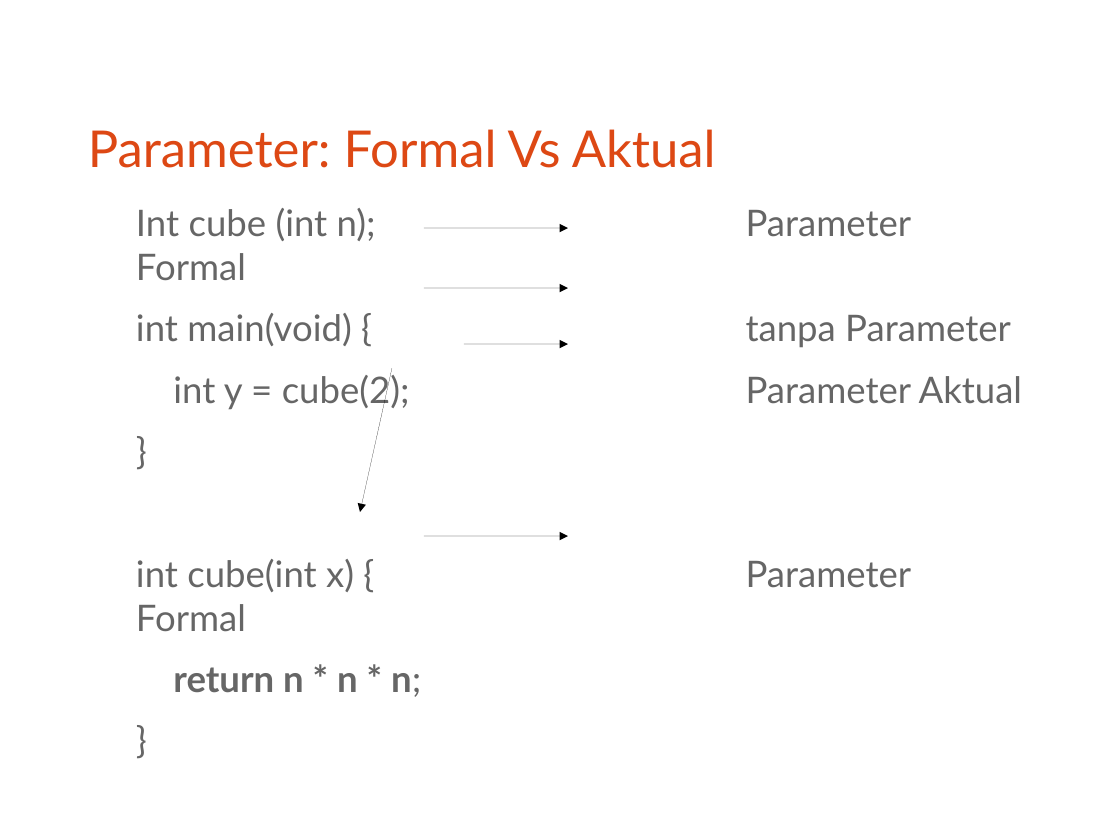
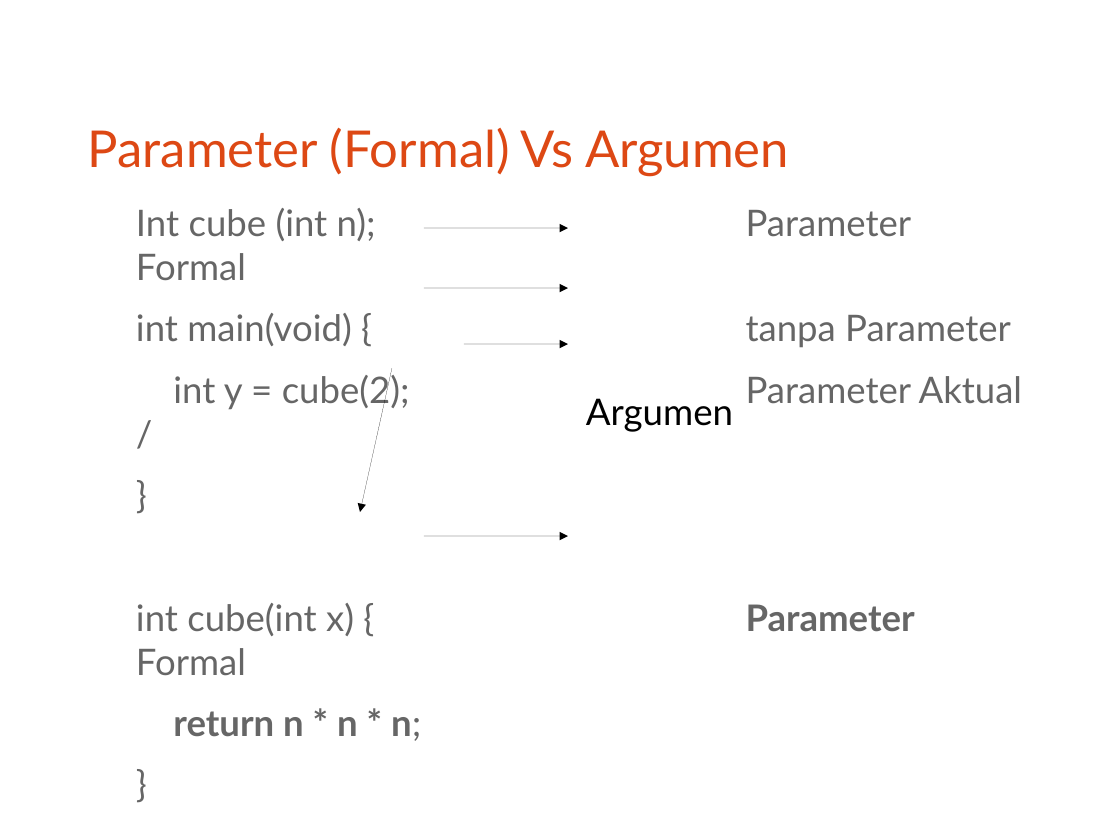
Before and after one commit to bagustris/prokom-tf, a slide deck: slide 16 of slide/prokom3.odp. Drawn at 1120x840 pixels with LibreOffice and Linux fonts; fonts in the diff are those of the drawing. Boxes give left, top, right and bottom in pixels: in the first picture for what was removed or moved away, otherwise in the second. Text is boxed around its words. In the diff, an @@ line names an element or a change of style, - is before the commit and + after.

```diff
--- a/slide/prokom3.odp
+++ b/slide/prokom3.odp
@@ title at bbox=[88, 128, 789, 176]: text changed @@
-Parameter: Formal Vs Aktual
+Parameter (Formal) Vs Argumen
@@ text at bbox=[173, 371, 1022, 410]: text changed @@
-int y = cube(2); Parameter Aktual
+int y = cube(2); Parameter Aktual /
@@ text added at bbox=[586, 398, 733, 432], 26 pt, text #000000 @@
+Argumen
@@ text at bbox=[136, 603, 354, 676]: bold on in "Parameter" @@
```
Also in this commit, not shown: 42 other files.
